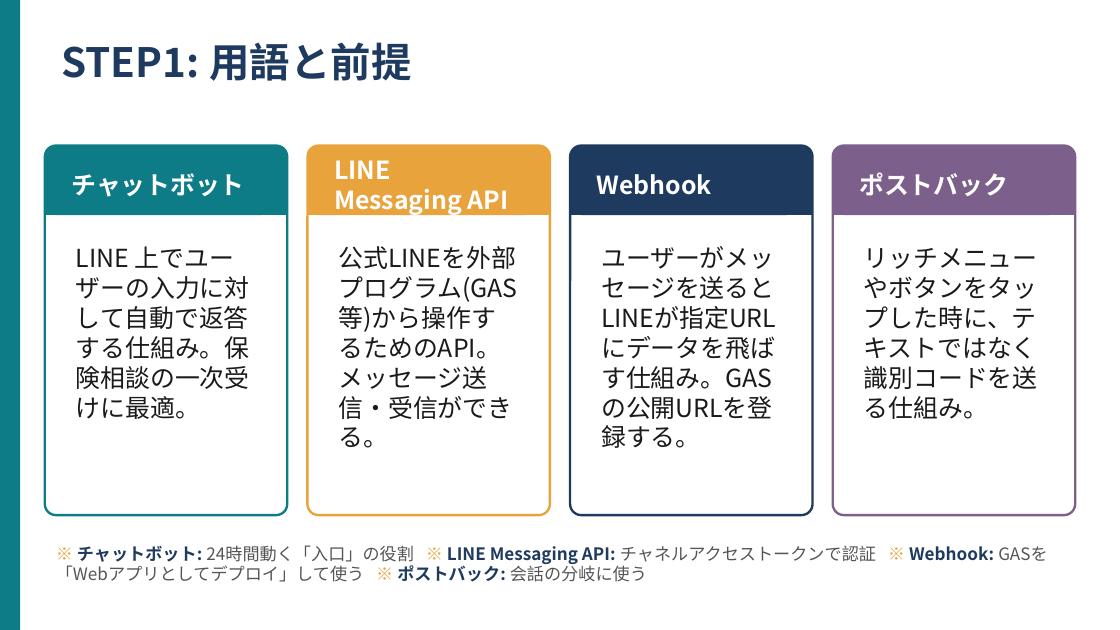
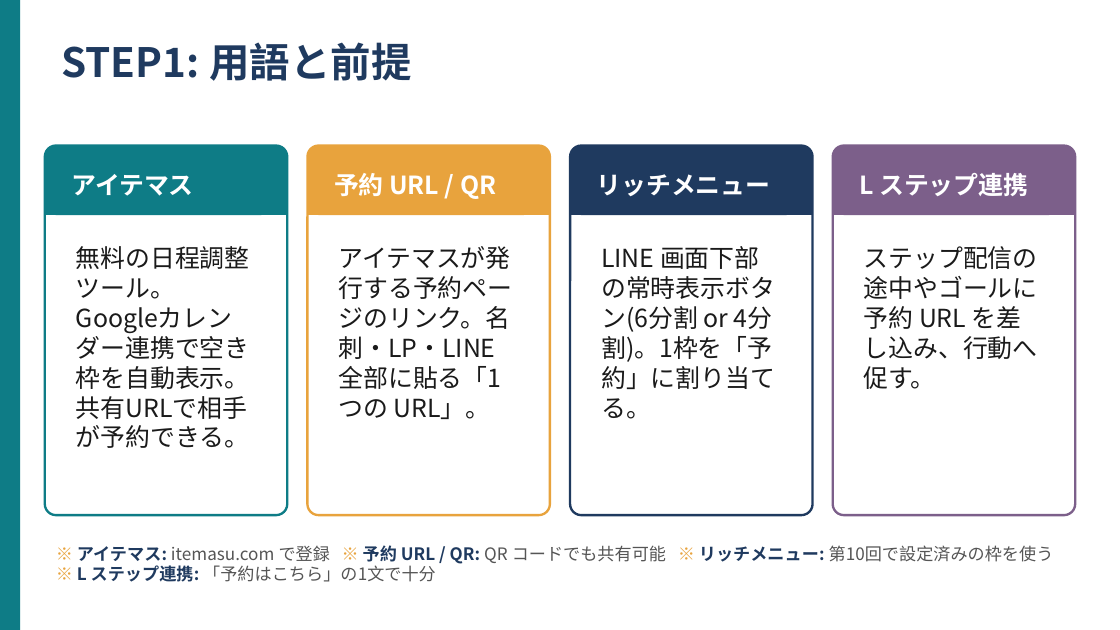
Before and after one commit to kana-story-321/github.io, a slide deck: slide 3 of lecture_pptx/out/s11/ワーク01.pptx. Drawn at 1120x630 pixels with LibreOffice and Linux fonts; fonts in the diff are those of the drawing. Boxes give left, top, right and bottom in pixels: in the first picture for what was removed or moved away, otherwise in the second. Text is boxed around its words. In the diff, an @@ line names an element or a change of style, - is before the commit and + after.

```diff
--- a/lecture_pptx/out/s11/ワーク01.pptx
+++ b/lecture_pptx/out/s11/ワーク01.pptx
@@ text at (71,174,193,196): text changed @@
-チャットボット
+アイテマス
@@ text at (334,173,496,199): text changed @@
-LINE Messaging API
+予約 URL / QR
@@ text at (597,174,771,196): text changed @@
-Webhook
+リッチメニュー
@@ text at (859,173,1028,196): text changed @@
-ポストバック
+L ステップ連携
@@ text at (76,246,250,448): text changed @@
-LINE 上でユーザーの入力に対して自動で返答する仕組み。保険相談の一次受けに最適。
+無料の日程調整ツール。Googleカレンダー連携で空き枠を自動表示。共有URLで相手が予約できる。
@@ text at (339,246,513,419): text changed @@
-公式LINEを外部プログラム(GAS等)から操作するためのAPI。メッセージ送信・受信ができる。
+アイテマスが発行する予約ページのリンク。名刺・LP・LINE 全部に貼る「1つの URL」。
@@ text at (601,246,775,419): text changed @@
-ユーザーがメッセージを送るとLINEが指定URLにデータを飛ばす仕組み。GASの公開URLを登録する。
+LINE 画面下部の常時表示ボタン(6分割 or 4分割)。1枠を「予約」に割り当てる。
@@ text at (864,246,1038,389): text changed @@
-リッチメニューやボタンをタップした時に、テキストではなく識別コードを送る仕組み。
+ステップ配信の途中やゴールに予約 URL を差し込み、行動へ促す。
@@ text at (77,545,1054,582): text changed @@
-※ チャットボット: 24時間動く「入口」の役割 ※ LINE Messaging API: チャネルアクセストークンで認証 ※ Webhook: GASを「Webアプリとしてデプロイ」して使う ※ ポストバック: 会話の分岐に使う
+※ アイテマス: itemasu.com で登録 ※ 予約 URL / QR: QR コードでも共有可能 ※ リッチメニュー: 第10回で設定済みの枠を使う ※ L ステップ連携: 「予約はこちら」の1文で十分
```
Also in this commit, not shown: 7 other slides changed, 5 other files.
